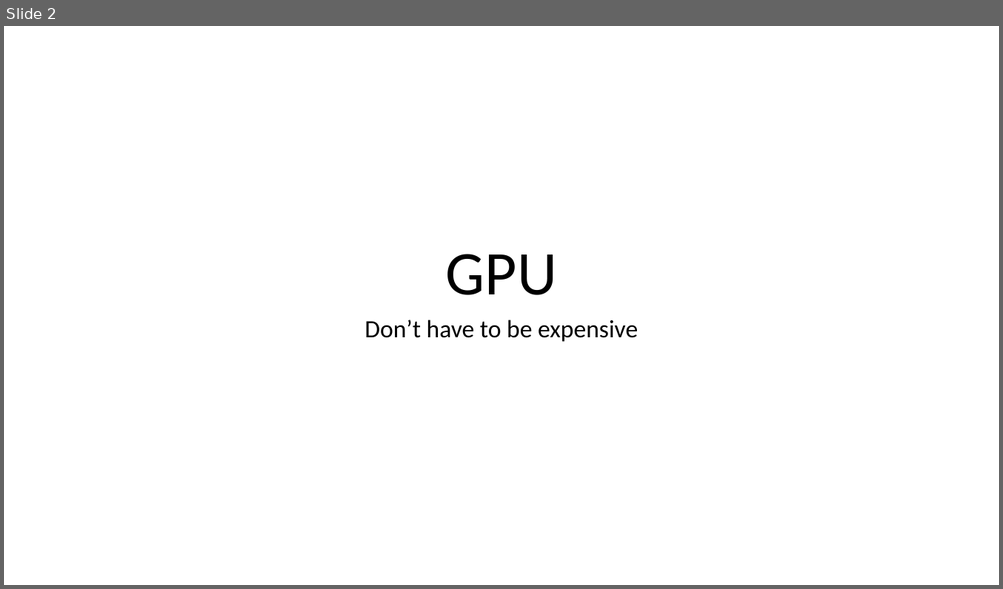
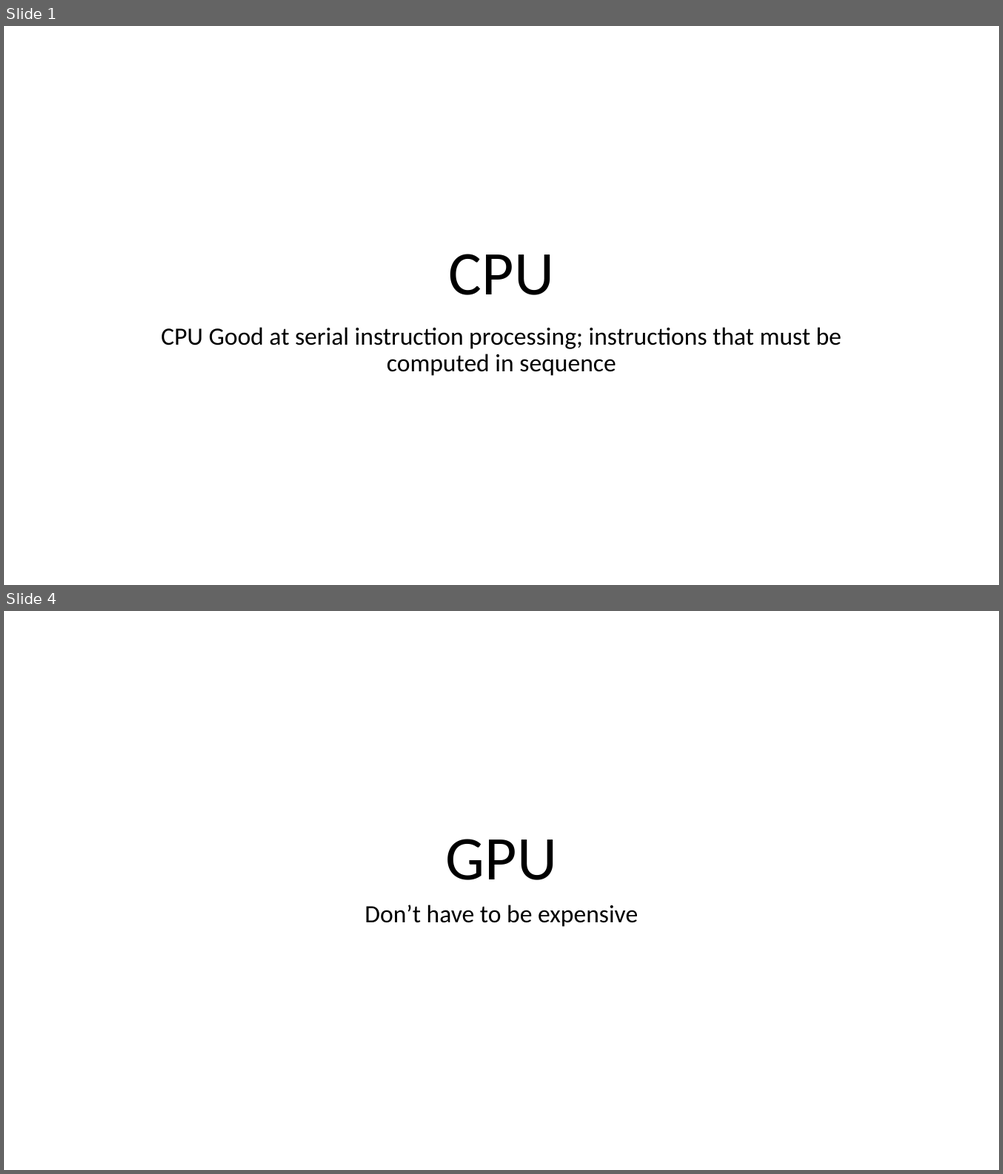
Before and after one commit to davxdan/MachineLearning, a slide deck: GPU Project/Project.pptx. Shown one above the other, each under a label of ours: slide 2 before the commit, slides 1 and 4 after it; the slides between them are not shown. The pictures are 1003x589 and 1003x1174 pixels, drawn with LibreOffice and Linux fonts; fonts in the diff are those of the drawing. Boxes give left, top, right and bottom in pixels: in the first picture for what was removed or moved away, otherwise in the second. Text is boxed around its words. In the diff, an @@ line names an element or a change of style, - is before the commit and + after.

```diff
--- a/GPU Project/Project.pptx
+++ b/GPU Project/Project.pptx
@@ slide 1 added at box(4, 26, 999, 585), background #FFFFFF @@
@@ title added at box(449, 254, 554, 295), 60 pt, text #000000 @@
+CPU
@@ subtitle added at box(161, 327, 841, 376), 24 pt, text #000000 @@
+CPU Good at serial instruction processing; instructions that must be computed in sequence
@@ what was slide 2 is now slide 4 @@
```
Also in this commit, not shown: 1 slide changed, 2 other slides added, 1 slide removed, 3 other files.
